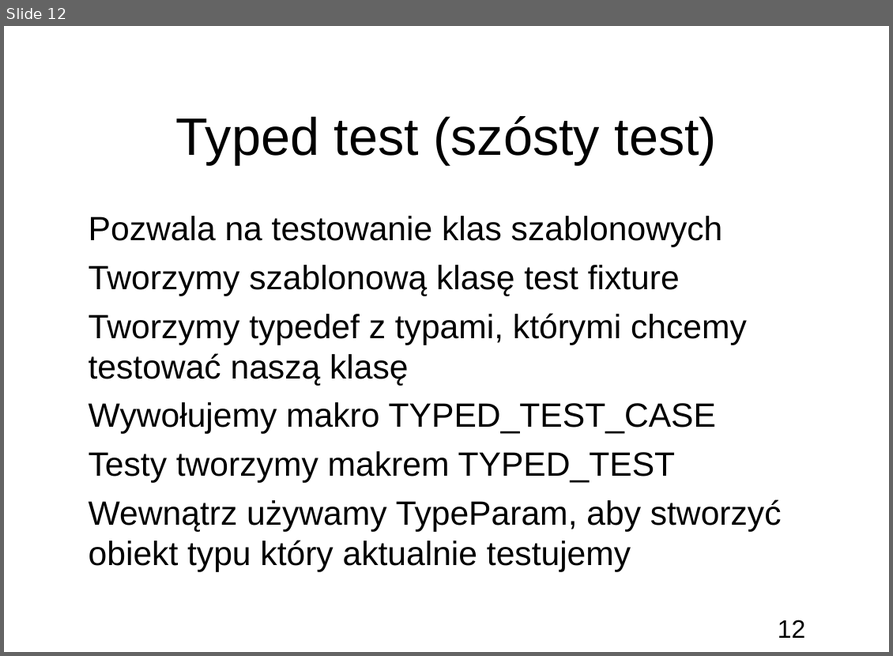
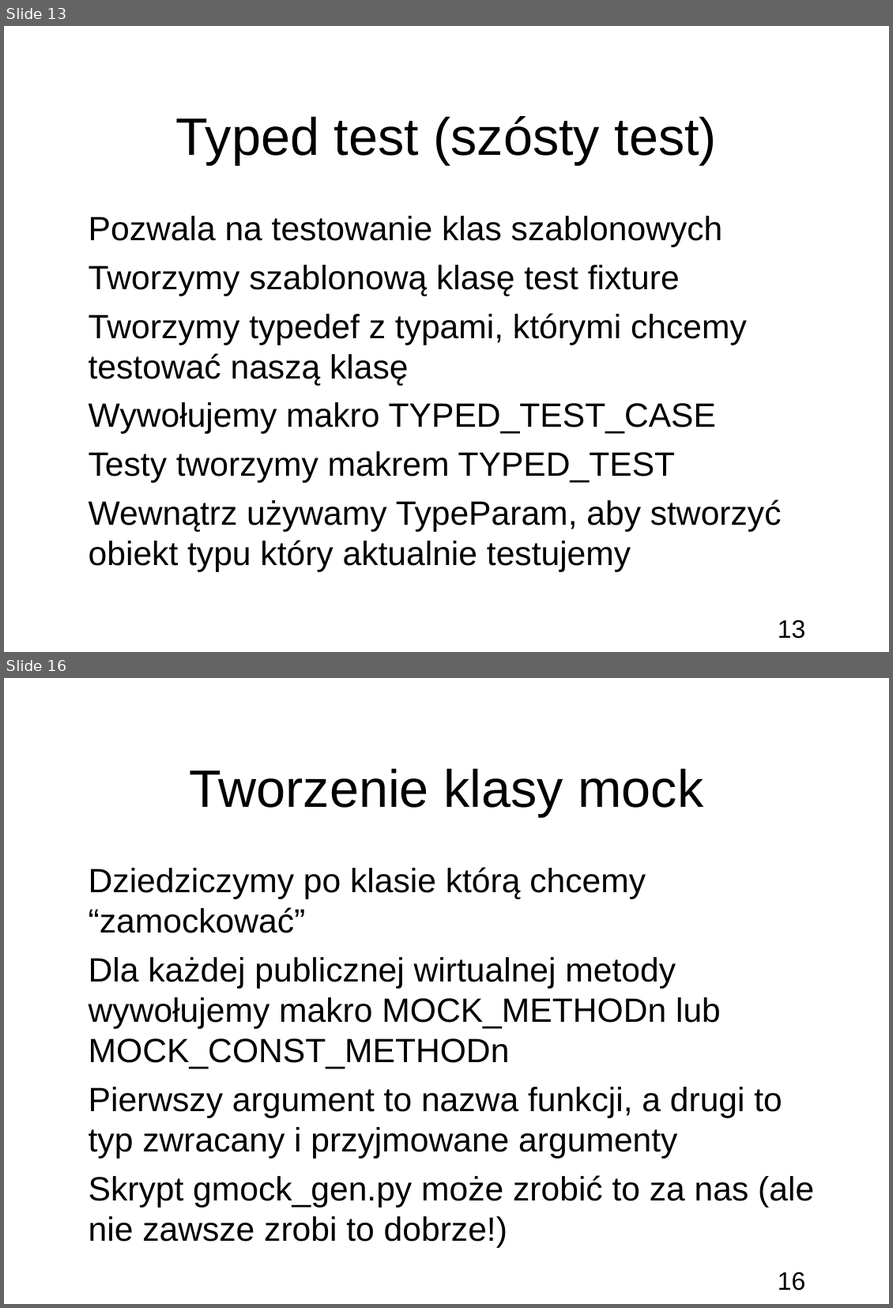
Before and after one commit to bercik/apt_seminar, a slide deck: prezentacja.odp. Shown one above the other, each under a label of ours: slide 12 before the commit, slides 13 and 16 after it; the slides between them are not shown. The pictures are 893x656 and 893x1308 pixels, drawn with LibreOffice and Linux fonts; fonts in the diff are those of the drawing; background and template pictures are left out. Boxes give left, top, right and bottom in pixels: in the first picture for what was removed or moved away, otherwise in the second. Text is boxed around its words. In the diff, an @@ line names an element or a change of style, - is before the commit and + after.

Commit message:
Add gmock example

```diff
--- a/prezentacja.odp
+++ b/prezentacja.odp
@@ slide 16 added at <box>4,678,889,1304</box>, background picture (left out); not listed: 1 template element that a slide beside it also shows @@
@@ title added at <box>189,768,704,816</box>, 50 pt, text #000000 @@
+Tworzenie klasy mock
@@ subtitle added at <box>89,867,814,1248</box>, 32 pt, text #000000 @@
+● Dziedziczymy po klasie którą chcemy “zamockować”
+● Dla każdej publicznej wirtualnej metody wywołujemy makro MOCK_METHODn lub MOCK_CONST_METHODn
+● Pierwszy argument to nazwa funkcji, a drugi to typ zwracany i przyjmowane argumenty
+● Skrypt gmock_gen.py może zrobić to za nas (ale nie zawsze zrobi to dobrze!)
@@ what was slide 12 is now slide 13 @@
@@ page number at <box>777,619,806,638</box>: text changed @@
-12
+13
```
Also in this commit, not shown: 3 other slides added, 6 other files.
